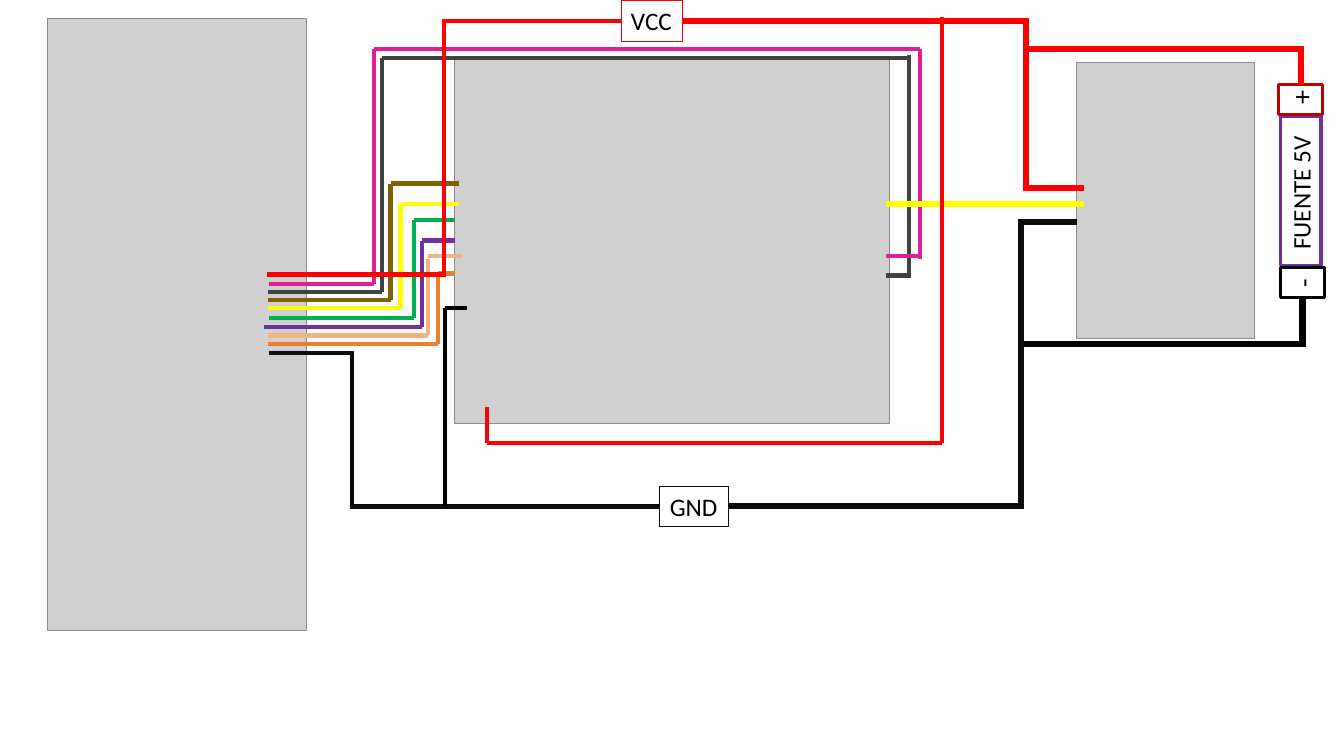
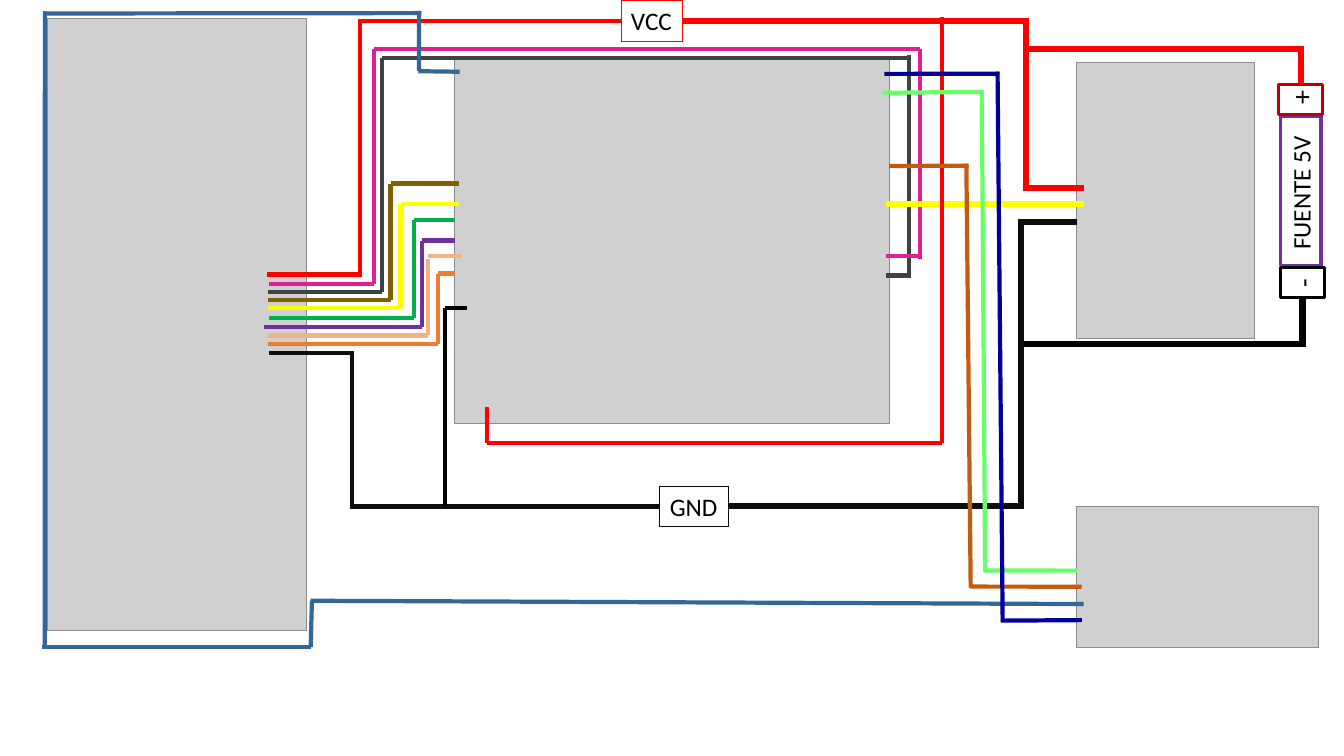
Before and after one commit to lunaechechuriignacio/Tesis, a slide deck: slide 1 of resources/diagrams/Conexiones.pptx. Drawn at 1344x756 pixels with LibreOffice and Linux fonts; fonts in the diff are those of the drawing; grey boxes stand for pictures. Boxes give left, top, right and bottom in pixels: in the first picture for what was removed or moved away, otherwise in the second. Text is boxed around its words. In the diff, an @@ line names an element or a change of style, - is before the commit and + after.

Commit message:
Se actualizo el diagrama de conexiones
Se agrego la conexión al RTC DS3231

```diff
--- a/resources/diagrams/Conexiones.pptx
+++ b/resources/diagrams/Conexiones.pptx
@@ line added from (43, 13) to (421, 13), #336699 3 pt @@
@@ line added from (44, 648) to (45, 11), #336699 3 pt @@
@@ elbow line (621, 21) - (267, 274): route changed @@
@@ line added from (419, 72) to (419, 11), #336699 3 pt @@
@@ line added from (460, 72) to (418, 72), #336699 3 pt @@
@@ line added from (884, 74) to (999, 74), #000099 3 pt @@
@@ line added from (998, 72) to (1003, 622), #000099 3 pt @@
@@ line added from (883, 93) to (984, 92), #66FF66 3 pt @@
@@ line added from (982, 91) to (985, 573), #66FF66 3 pt @@
@@ line added from (889, 166) to (969, 165), #C55A11 3 pt @@
@@ line added from (967, 163) to (971, 588), #C55A11 3 pt @@
@@ picture added at bbox=[1077, 506, 1319, 647] @@
@@ line added from (970, 587) to (1082, 587), #C55A11 3 pt @@
@@ line added from (985, 571) to (1077, 571), #66FF66 3 pt @@
@@ line added from (311, 601) to (1084, 604), #336699 3 pt @@
@@ line added from (311, 647) to (312, 601), #336699 3 pt @@
@@ line added from (1001, 621) to (1082, 620), #000099 3 pt @@
@@ line added from (42, 647) to (312, 647), #336699 3 pt @@
```
